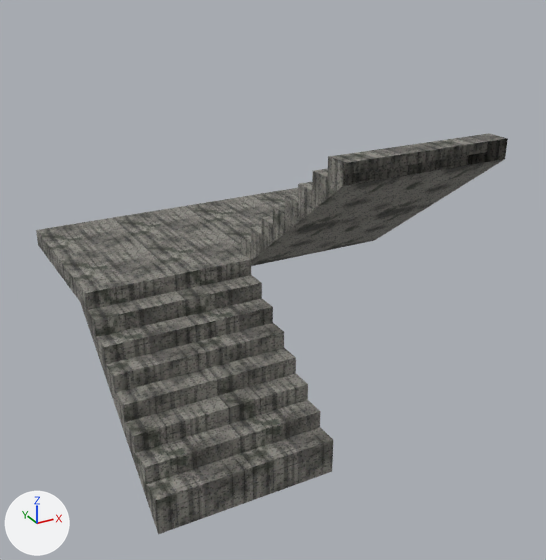
An edit to the glTF model assets/models/buildings/venice_ruin/stair_u.gltf, drawn before and after from the same camera.
Camera for both pictures: a 50 mm lens placed at (-3.55, -5.2, 4.67), pointed at (0.16, 1.54, 1.3). Every picture has the same lights, and +X, +Y and +Z are marked at lower left. The first picture is the older version. Objects named as collision shapes, trigger or cutter boxes, shadow casters or lower levels of detail are left out. Vertices at exactly the same position are counted once.

Objects in the first picture: 'stair_u'.
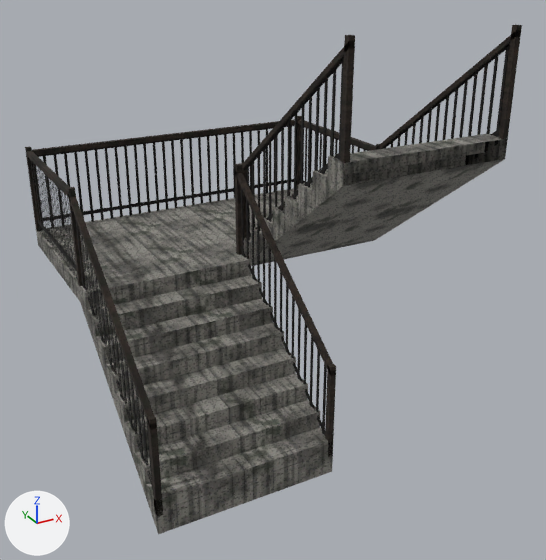
Pixel boxes [x1, y1, x2, y2] of what changed, in the pictures (546 x 560 px):
'stair_u', reshaped (27% taller)
    before: [36, 133, 508, 534]
    after: [25, 25, 522, 534]
part 1 of me_stair_u, added
    after: [32, 119, 298, 155]
part 2 of me_stair_u, added
    after: [25, 25, 522, 516]

Patch to the scene script:
```diff
--- a/assets/models/buildings/venice_ruin/stair_u.gltf.py
+++ b/assets/models/buildings/venice_ruin/stair_u.gltf.py
@@ img_railing @@
+img_railing = load_image('railing', 'textures/railing.png', 64, 64, 'sRGB')
@@ img_wood @@
+img_wood = load_image('wood', 'textures/wood.png', 64, 64, 'sRGB')
@@ mat_railing @@
+mat_railing = bpy.data.materials.new('railing')
+# uses the picture img_railing
@@ mat_wood @@
+mat_wood = principled_material('wood')
+mat_wood.texture = img_wood
+mat_wood.roughness = 1.0
@@ me_stair_u @@
 # used by ob_stair_u; location = (0.0, 0.0, 0.0)
-me_stair_u.from_pydata(...)  # 106 vertices, 148 faces; spans x -1.87..1.87, y 0.0..3.87, z -0.2..3.0
+me_stair_u.from_pydata(...)  # 267 vertices, 360 faces; spans x -1.87..1.87, y 0.0..3.87, z -0.2..4.03
+# me_stair_u part 1: a new loose piece, a box spanning x -1.81..1.81, y 3.81..3.87, z 2.43..2.49, in mat_wood (picture img_wood)
+# me_stair_u part 2
+# 43 vertices are added at x -1.87..1.87, y 0.0..3.87, z 0.0..3.93
+# 9 new vertices lie (0.0, 0.0, 1.03) away from vertices in x -1.87..1.87, y 0.0..3.87, z 0.0..3.0
+# 10 new vertices lie (-0.06, 0.0, 0.0) away from vertices in x 0.0..1.87, y 0.0..3.87, z 0.0..4.03
+# 16 new vertices lie (0.0, -0.06, 0.0) away from vertices in x -1.87..1.87, y 2.0..3.87, z 1.5..2.53
+# 16 new vertices lie (0.06, 0.0, 0.0) away from vertices in x -1.87..0.0, y 0.0..3.87, z 0.0..4.03
+# 16 new vertices lie (0.0, 0.06, 0.0) away from vertices in x -1.87..1.87, y 0.0, z 0.0..4.03
+# 24 new vertices lie (0.0, 0.0, 0.95) away from vertices in x -1.85..1.85, y 0.0..3.87, z 0.0..3.0
+# 19 new vertices lie (0.0, 0.0, 0.06) away from vertices in x -1.87..1.87, y 0.0..3.87, z 0.93..3.93
+# 28 new faces join them, mat_railing
+# 172 new faces join them, mat_wood (picture img_wood)
 me_stair_u.materials.append(mat_stone)
 me_stair_u.materials.append(mat_ceiling)
+me_stair_u.materials.append(mat_railing)
+me_stair_u.materials.append(mat_wood)  # picture img_wood
```
